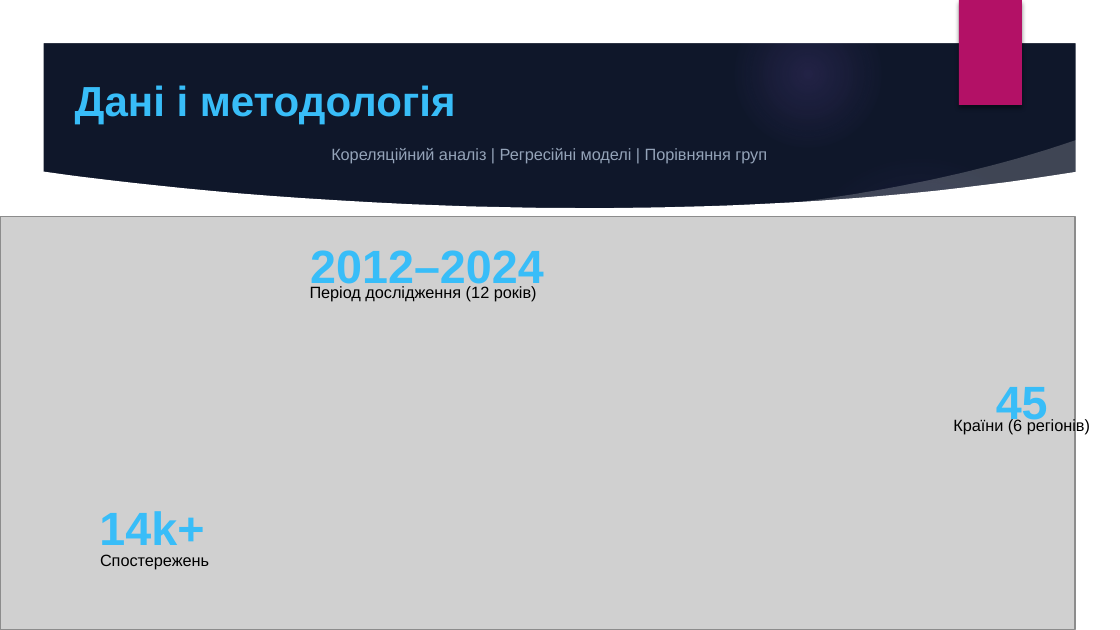
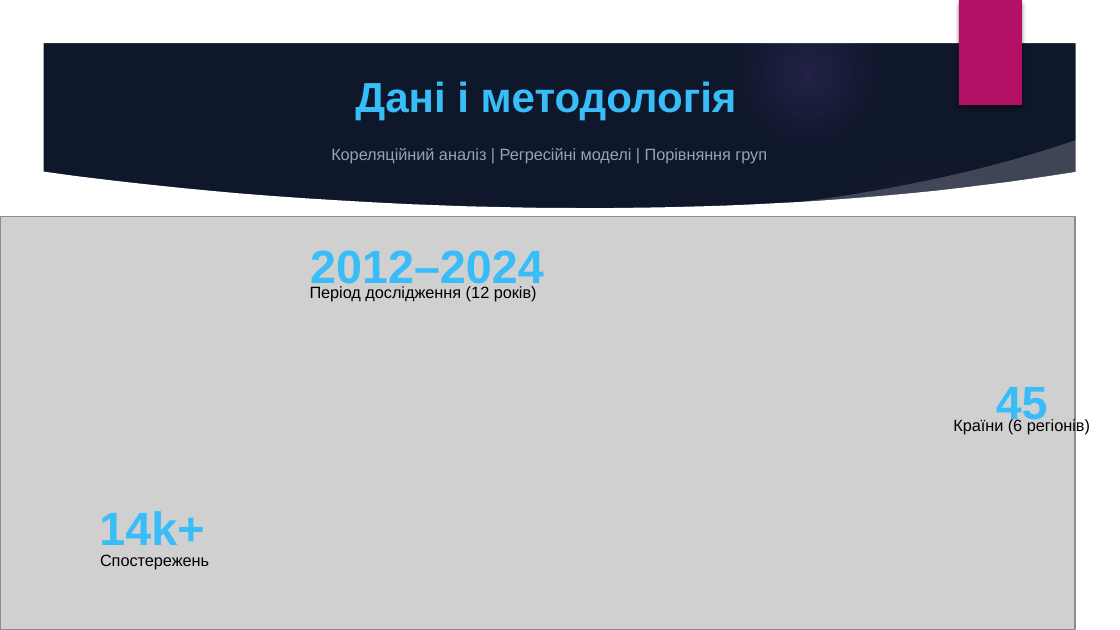
Before and after one commit to Anti4ris98/Master_Research, a slide deck: slide 4 of E-commerce Resilience Defense.pptx. Drawn at 1120x630 pixels with LibreOffice and Linux fonts; fonts in the diff are those of the drawing; grey boxes stand for pictures; background and template pictures are left out. Boxes give left, top, right and bottom in pixels: in the first picture for what was removed or moved away, otherwise in the second. Text is boxed around its words. In the diff, an @@ line names an element or a change of style, - is before the commit and + after.

```diff
--- a/E-commerce Resilience Defense.pptx
+++ b/E-commerce Resilience Defense.pptx
@@ text "Дані і методологія": place and size @@
-text "Дані і методологія" at box(75, 85, 456, 125)
+text "Дані і методологія" at box(355, 81, 737, 121)
```
Also in this commit, not shown: 7 other slides changed.
